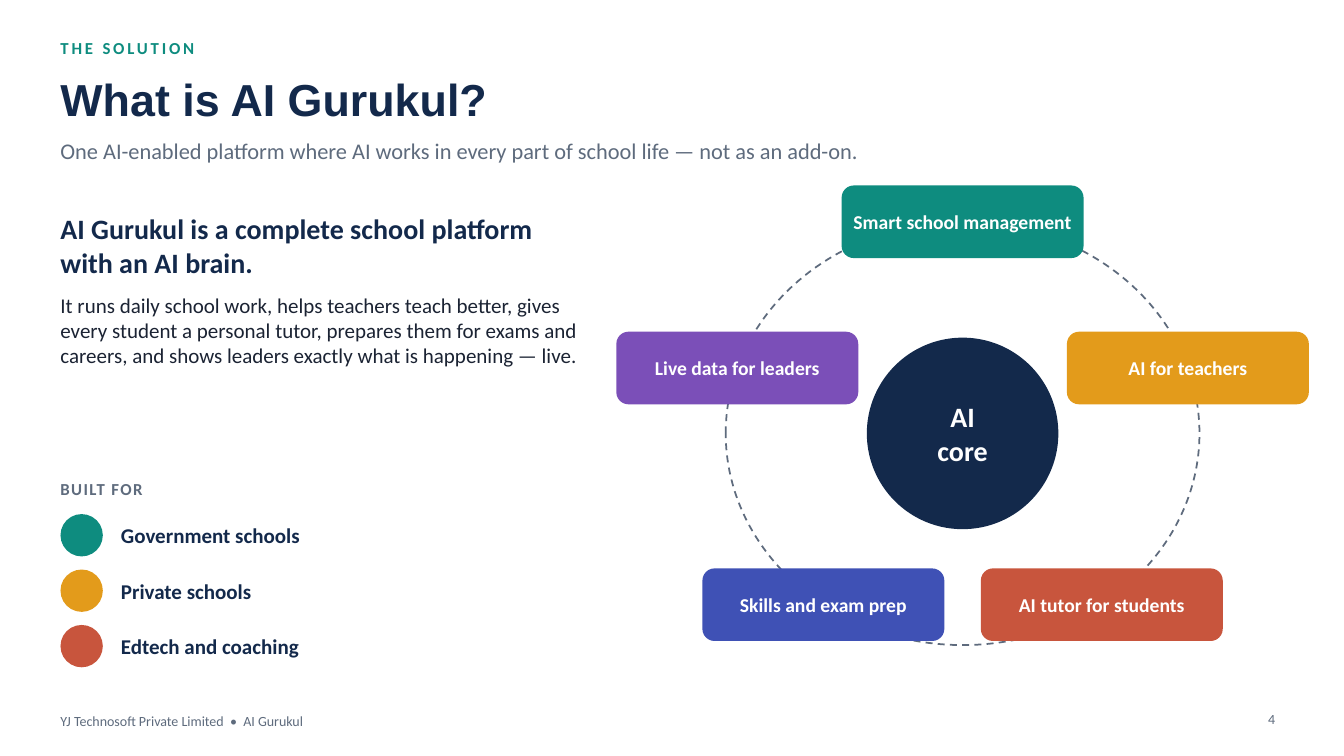
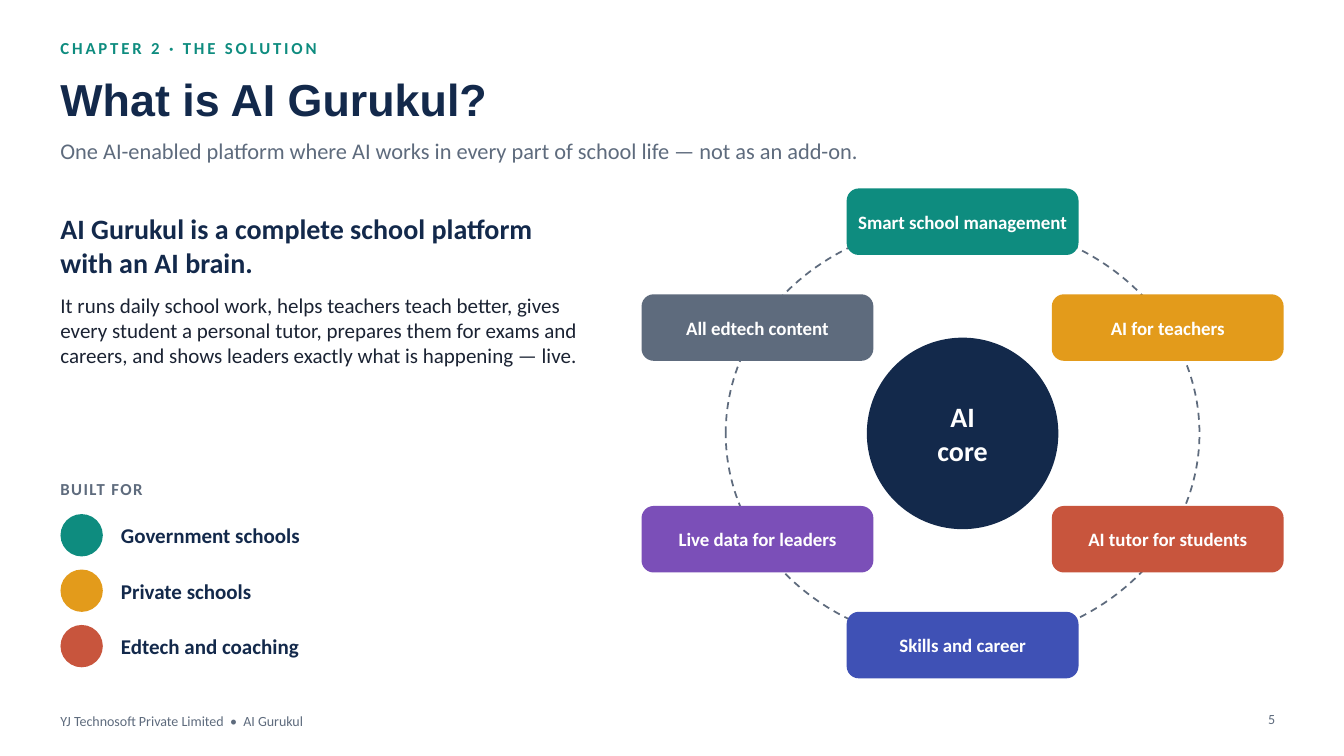
Before and after one commit to yatindradhurwe/yjtechnosoft, a slide deck: slide 5 of AI_Gurukul_Global_Pitch.pptx (slide 4 before the commit). Drawn at 1344x756 pixels with LibreOffice and Linux fonts; fonts in the diff are those of the drawing; background and template pictures are left out. Boxes give left, top, right and bottom in pixels: in the first picture for what was removed or moved away, otherwise in the second. Text is boxed around its words. In the diff, an @@ line names an element or a change of style, - is before the commit and + after.

```diff
--- a/AI_Gurukul_Global_Pitch.pptx
+++ b/AI_Gurukul_Global_Pitch.pptx
@@ text at (60, 43, 317, 54): text changed @@
-THE SOLUTION
+CHAPTER 2 · THE SOLUTION
@@ rounded rectangle: place and size @@
-rounded rectangle at (842, 186, 1084, 258)
+rounded rectangle at (847, 189, 1079, 255)
@@ rounded rectangle added at (641, 294, 873, 361), fill #5E6B7D @@
@@ rounded rectangle: place and size @@
-rounded rectangle at (1067, 332, 1309, 404)
+rounded rectangle at (1053, 294, 1285, 361)
@@ text "AI for teachers": place and size @@
-text "AI for teachers" at (1128, 361, 1247, 375)
+text "AI for teachers" at (1111, 321, 1224, 335)
@@ text added at (686, 322, 829, 335), 13.5 pt, text #FFFFFF, bold @@
+All edtech content
@@ proportions changed in 5 elements at (847, 189, 1079, 255), (1053, 294, 1285, 361), (1053, 506, 1285, 573), (847, 612, 1079, 679), (641, 506, 873, 573) @@
@@ rounded rectangle: place and size @@
-rounded rectangle at (617, 332, 859, 404)
+rounded rectangle at (641, 506, 873, 573)
@@ size 14 to 13.5 pt in 4 elements at (858, 215, 1067, 233), (1111, 321, 1224, 335), (1088, 532, 1247, 546), (679, 532, 836, 546) @@
@@ text "Live data for leaders": place and size @@
-text "Live data for leaders" at (655, 361, 819, 375)
+text "Live data for leaders" at (679, 532, 836, 546)
@@ rounded rectangle: place and size @@
-rounded rectangle at (981, 569, 1223, 641)
+rounded rectangle at (1053, 506, 1285, 573)
@@ text "AI tutor for students": place and size @@
-text "AI tutor for students" at (1019, 598, 1184, 612)
+text "AI tutor for students" at (1088, 532, 1247, 546)
@@ rounded rectangle: place and size @@
-rounded rectangle at (703, 569, 945, 641)
+rounded rectangle at (847, 612, 1079, 679)
@@ text at (899, 638, 1026, 652): text changed; size 14 to 13.5 pt @@
-Skills and exam prep
+Skills and career
@@ page number at (1268, 715, 1275, 724): text changed @@
-4
+5
```
Also in this commit, not shown: 10 other slides changed, 6 slides added, 1 slide removed.
